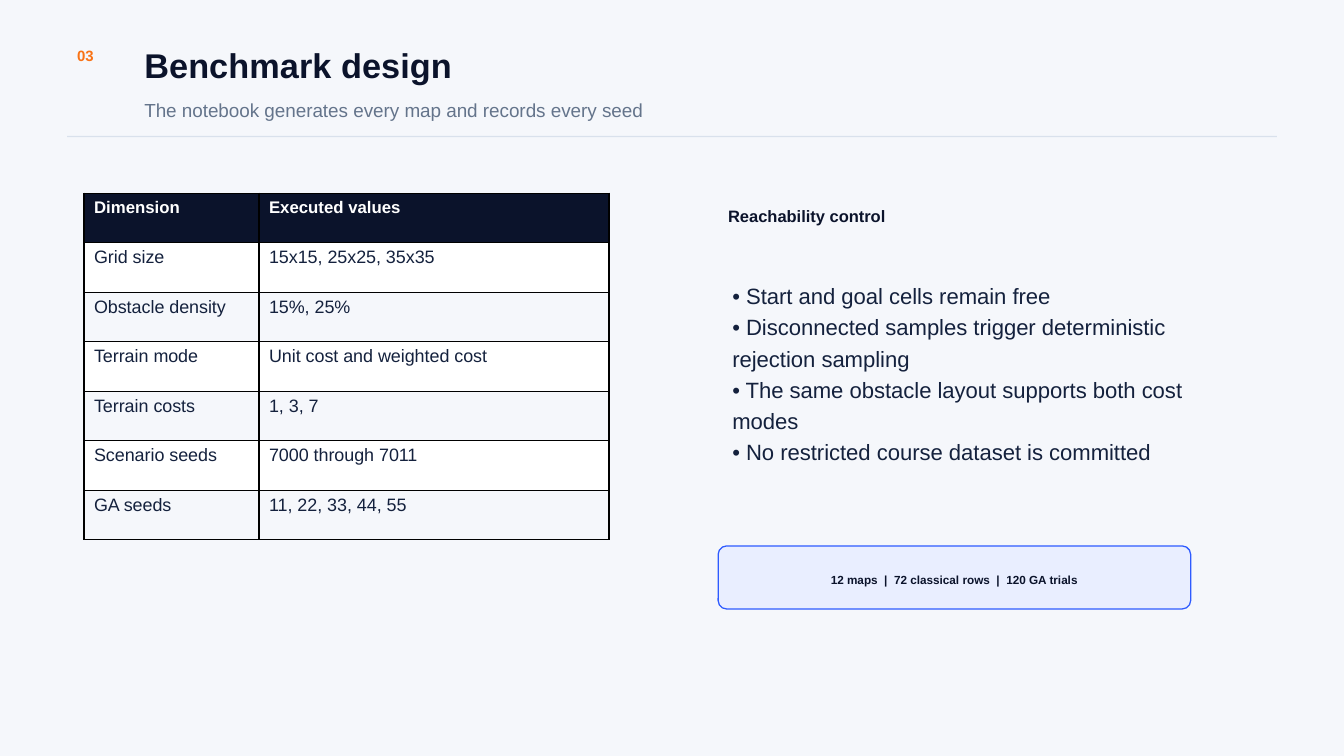
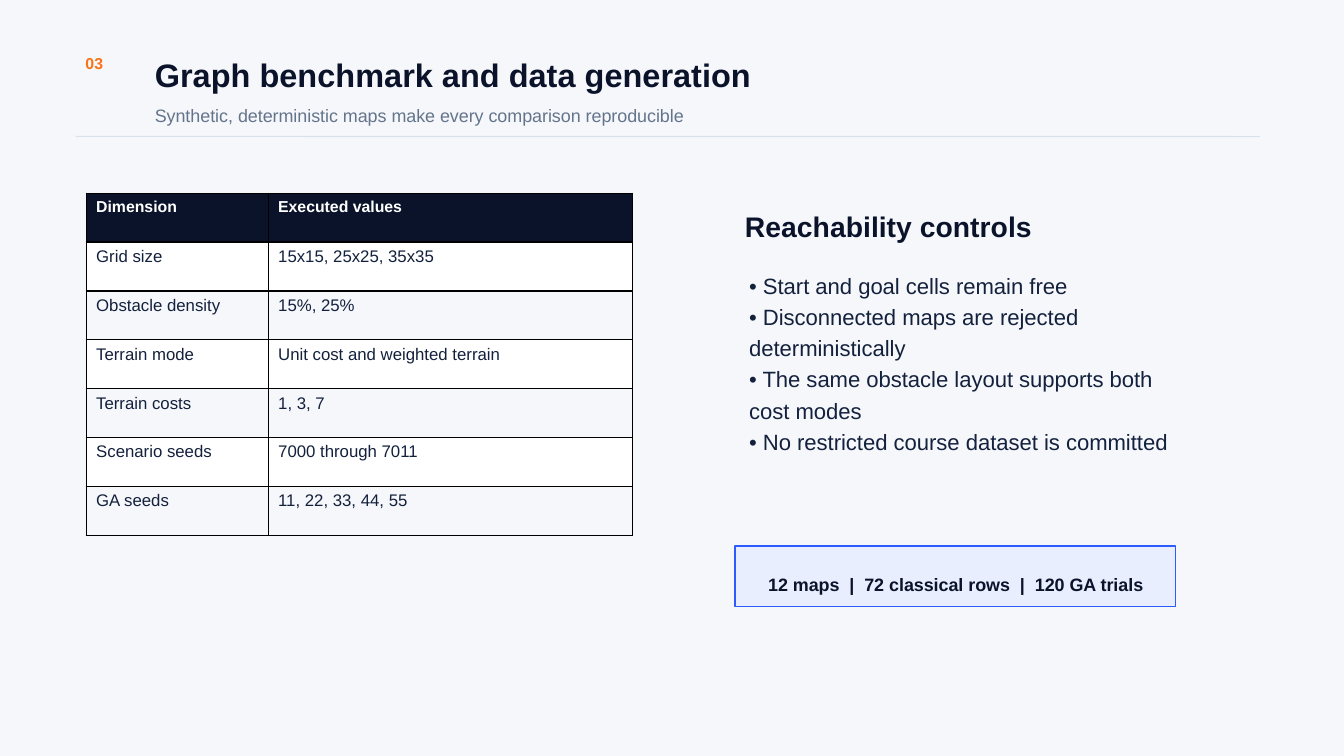
Before and after one commit to maddineni2112/graph-search-evolutionary-optimization, a slide deck: slide 4 of reports/Graph_Search_Evolutionary_Optimization_Presentation.pptx. Drawn at 1344x756 pixels with LibreOffice and Linux fonts; fonts in the diff are those of the drawing. Boxes give left, top, right and bottom in pixels: in the first picture for what was removed or moved away, otherwise in the second. Text is boxed around its words. In the diff, an @@ line names an element or a change of style, - is before the commit and + after.

Commit message:
Complete notebook portfolio artifacts

```diff
--- a/reports/Graph_Search_Evolutionary_Optimization_Presentation.pptx
+++ b/reports/Graph_Search_Evolutionary_Optimization_Presentation.pptx
@@ text "03": place and size @@
-text "03" at (77,50,94,61)
+text "03" at (85,58,103,69)
@@ text "03" at (85,58,103,69): size 10.6 to 11.2 pt; line spacing 1.08 to 1.15 @@
@@ text at (155,63,751,93): text changed; size 24.5 to 23.2 pt @@
-Benchmark design
+Graph benchmark and data generation
@@ text at (155,109,684,126): text changed; size 13.5 to 12.8 pt @@
-The notebook generates every map and records every seed
+Synthetic, deterministic maps make every comparison reproducible
@@ line moved from (68, 136) - (1277, 136) to (76, 136) - (1260, 136) @@
@@ line (76, 136) - (1260, 136): stroke #D9E1EC 0.9 pt to #D9E1EC 0.75 pt @@
@@ table at (86,194,632,536) @@
-row 4, column 2: Unit cost and weighted cost
+row 4, column 2: Unit cost and weighted terrain
@@ size 12 to 11.2 pt in "Dimension", "Executed values" @@
@@ size 12.8 to 12 pt in "Grid size", "15x15, 25x25, 35x35", "Obstacle density", "15%, 25%" and 7 more places @@
@@ table: place and size @@
-table at (84,194,609,540)
+table at (86,194,632,536)
@@ text at (745,216,1032,243): text changed; size 11.8 to 20.2 pt @@
-Reachability control
+Reachability controls
@@ text "• Start and goal cells ...": place and size @@
-text "• Start and goal cells ..." at (732,288,1182,461)
+text "• Start and goal cells ..." at (749,278,1167,451)
@@ text at (749,309,1078,361): text changed @@
-• Disconnected samples trigger deterministic rejection sampling
+• Disconnected maps are rejected deterministically
@@ rectangle: place and size @@
-rectangle at (718,546,1191,609)
+rectangle at (735,546,1177,607)
@@ rectangle at (735,546,1177,607): rounded rectangle to rectangle; outline #2E5BFF 0.9 pt to #2E5BFF 0.75 pt @@
@@ text "12 maps | 72 classical ...": place and size @@
-text "12 maps | 72 classical ..." at (831,575,1078,587)
+text "12 maps | 72 classical ..." at (768,578,1144,595)
@@ text "12 maps | 72 classical ..." at (768,578,1144,595): size 8.3 to 12.8 pt; line spacing 1.08 to 1.15 @@
```
Also in this commit, not shown: 6 other slides changed, 5 slides added, 5 slides removed, 5 other files.
